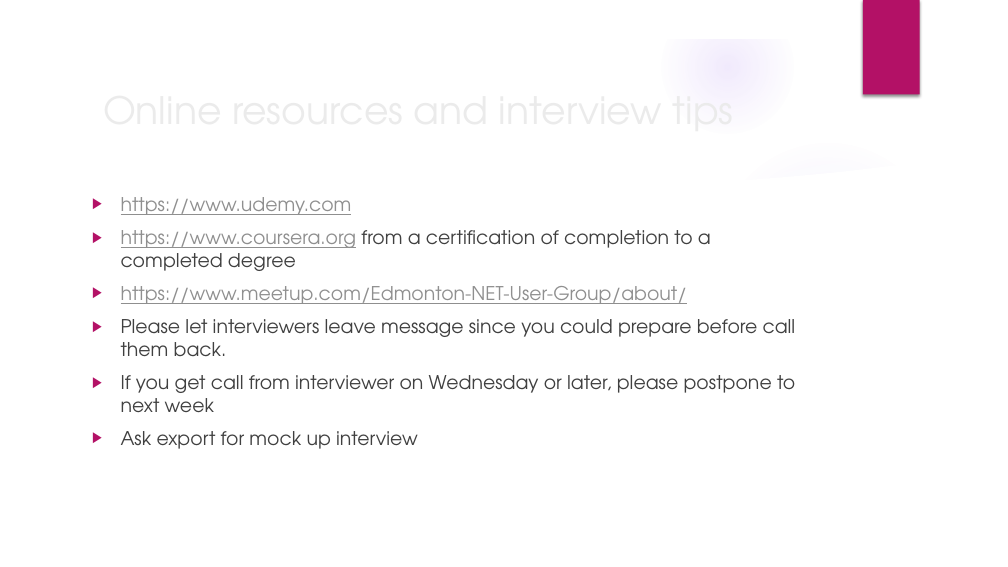
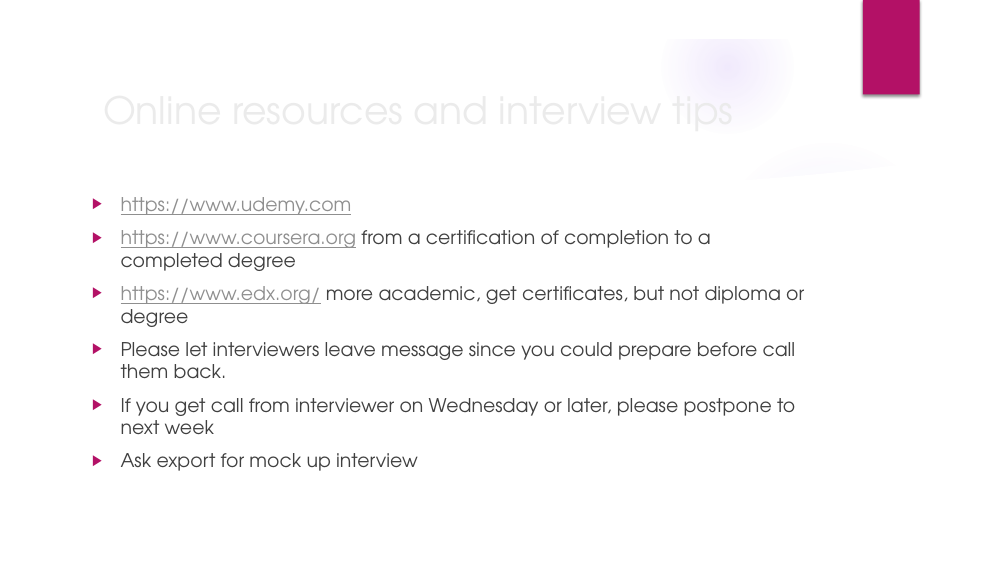
Before and after one commit to Predator-Z/DataDrivenJobHunting, a slide deck: slide 6 of DataDrivenJobHunting.pptx. Drawn at 1008x567 pixels with LibreOffice and Linux fonts; fonts in the diff are those of the drawing; background and template pictures are left out. Boxes give left, top, right and bottom in pixels: in the first picture for what was removed or moved away, otherwise in the second. Text is boxed around its words. In the diff, an @@ line names an element or a change of style, - is before the commit and + after.

```diff
--- a/DataDrivenJobHunting.pptx
+++ b/DataDrivenJobHunting.pptx
@@ text at bbox=[121, 286, 804, 327]: text changed; text colour #8F8F8F to #404040 @@
-▶ https://www.meetup.com/Edmonton-NET-User-Group/about/
+▶ https://www.edx.org/ more academic, get certificates, but not diploma or degree
```
Also in this commit, not shown: 3 other slides changed.
